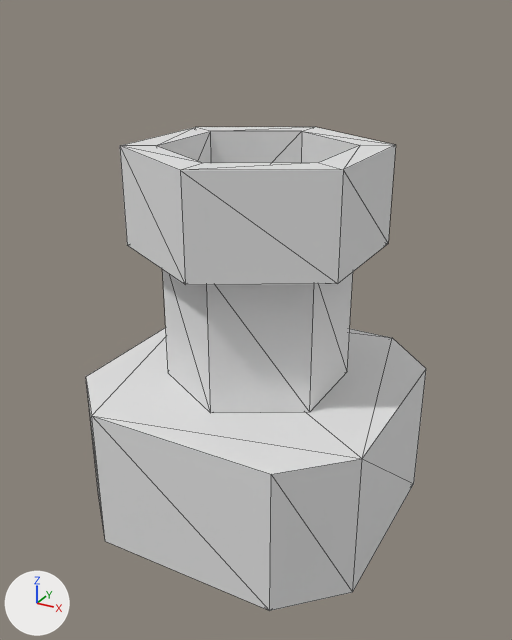
One commit to the glTF model models/Modules/Gun.gltf: the scene before it, then after it.
Before and after are seen from a 50 mm camera at (-2.002, -1.21, 0.64) aimed at (-2.655, -0.023, 0.046). Every picture has the same lights, and +X, +Y and +Z are marked at lower left. Mesh edges are drawn as thin lines. Where no turn or scale is listed for an object, it has been applied to the vertices. Vertices at the same position are counted once.

Script lines for the objects in view, before the commit:
```python
me_cylinder_006 = bpy.data.meshes.new('Cylinder.006')
me_cylinder_006.from_pydata(...)  # 52 vertices, 96 faces; spans x -0.318..0.318, y -0.315..0.315, z -0.4..0.4
ob_gun = bpy.data.objects.new('Gun', me_cylinder_006)
ob_gun.location = (-2.663, 0.0, 0.0)
```
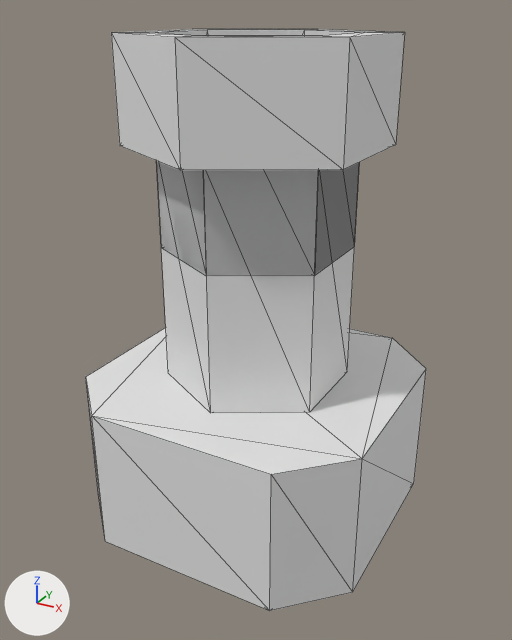
The newer file is also turned or shifted as a whole; pictures and numbers use the older file's frame.

Location of each change, [x1, y1, x2, y2] in pixels of the pictures (512 x 640 px; the box of a moved part takes in the faces that stretch with it):
'Gun', reshaped (20% taller): before [86, 127, 426, 611]; after [86, 29, 426, 611]
part 1 of me_cylinder_006, moved or reshaped: before [120, 127, 396, 413]; after [111, 29, 405, 413]

The edits, one by one:
me_cylinder_006 has 52 vertices, 96 faces and spans x -0.318..0.318, y -0.315..0.315, z -0.4..0.4.
me_cylinder_006 is used by ob_gun; location (-2.663, 0.0, 0.0).
me_cylinder_006 part 1: all 24 vertices in x -0.229..0.229, y -0.262..0.262, z 0.203..0.4 are scaled about their middle by (1, 1, 1.01), then moved by (0.0, 0.0, 0.199).
